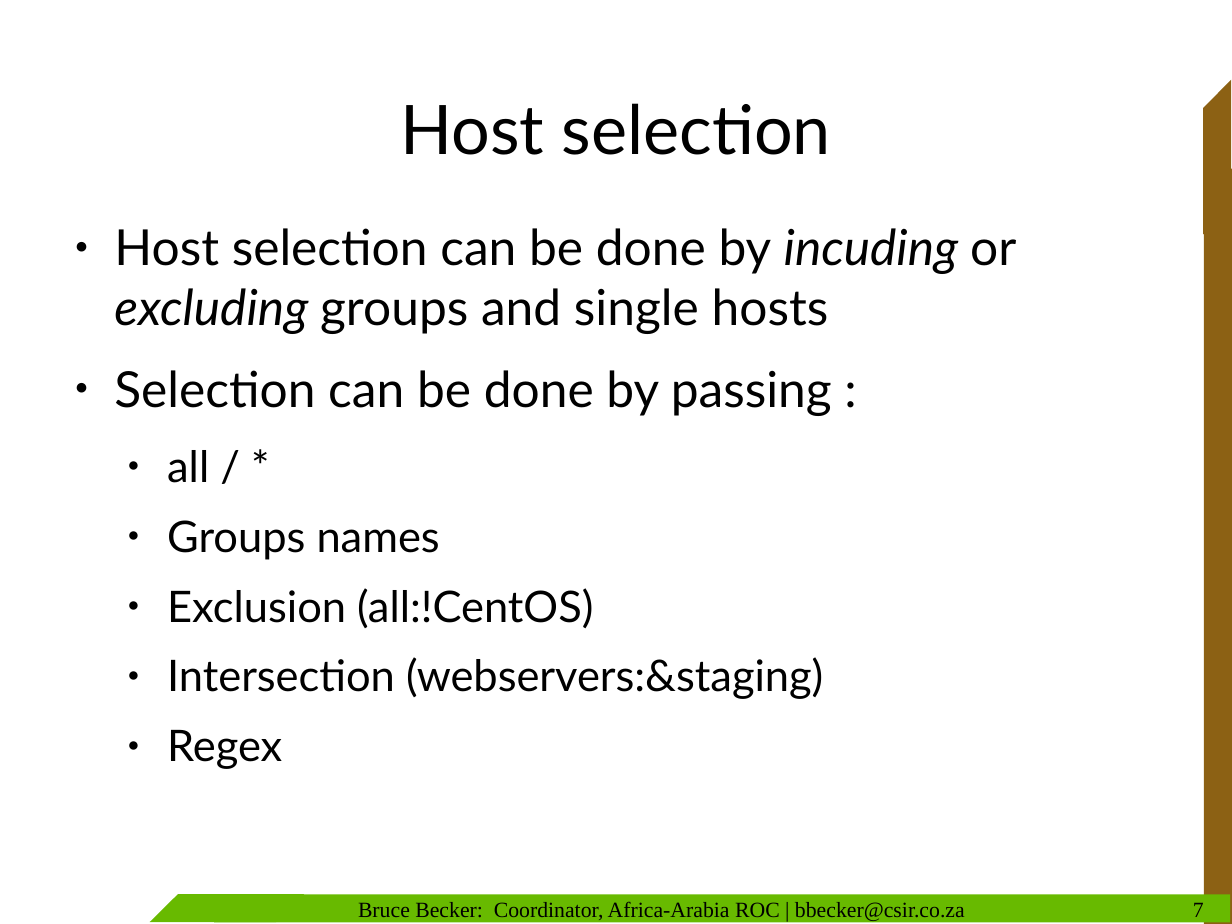
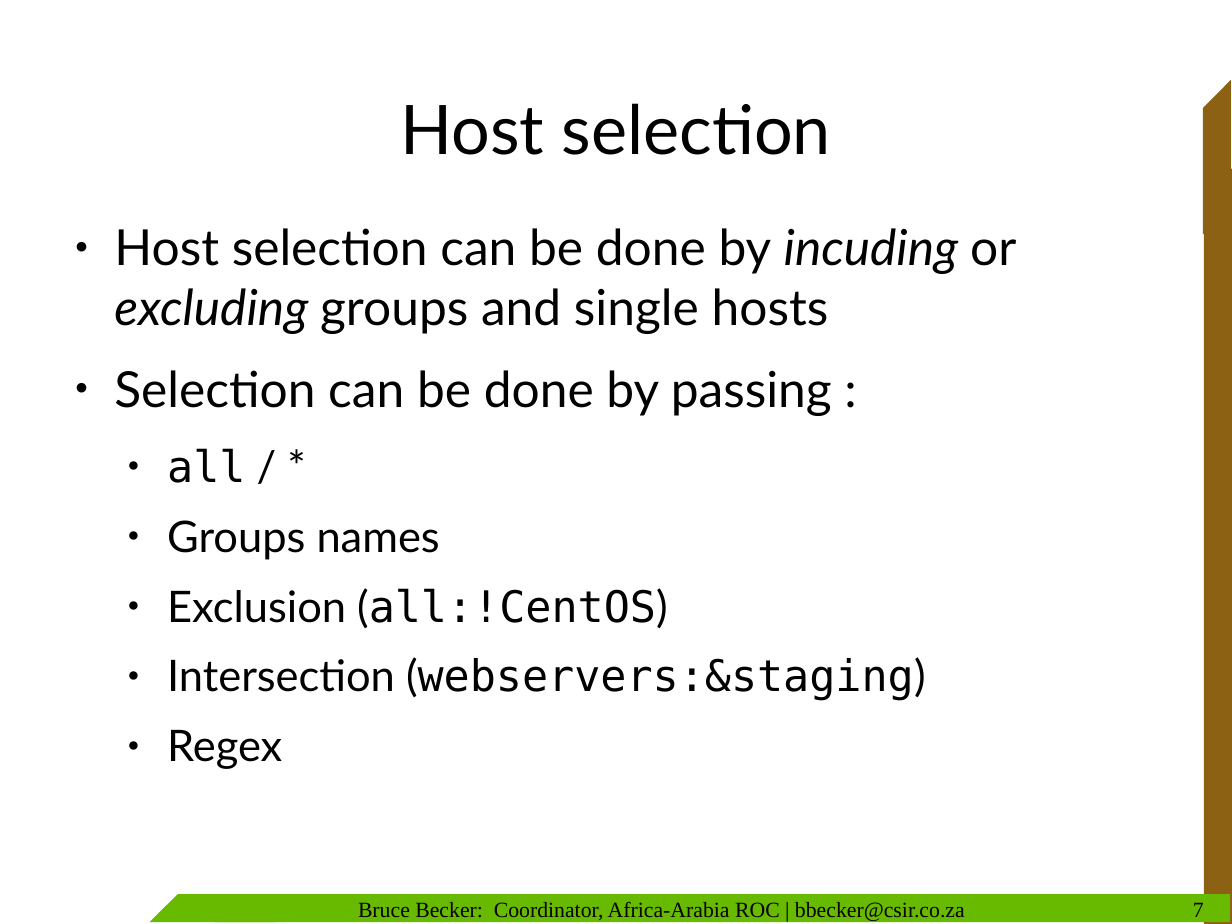
Before and after one commit to AAROC/AnsibleBootCamp, a slide deck: slide 7 of Deeper into Ansible.odp. Drawn at 1232x924 pixels with LibreOffice and Linux fonts; fonts in the diff are those of the drawing; background and template pictures are left out. Boxes give left, top, right and bottom in pixels: in the first picture for what was removed or moved away, otherwise in the second. Text is boxed around its words. In the diff, an @@ line names an element or a change of style, - is before the commit and + after.

```diff
--- a/Deeper into Ansible.odp
+++ b/Deeper into Ansible.odp
@@ text at bbox=[167, 448, 926, 700]: font Lato to DejaVu Sans Mono in "all", "(all:!CentOS)", "(webservers:&staging)" @@
```
Also in this commit, not shown: 7 other slides changed, 18 slides added, 6 slides removed.
